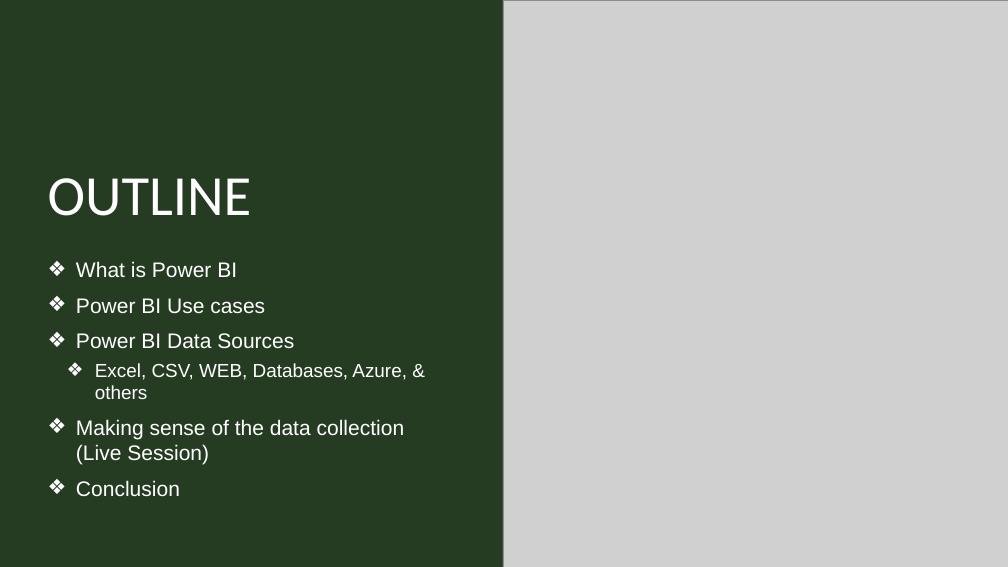
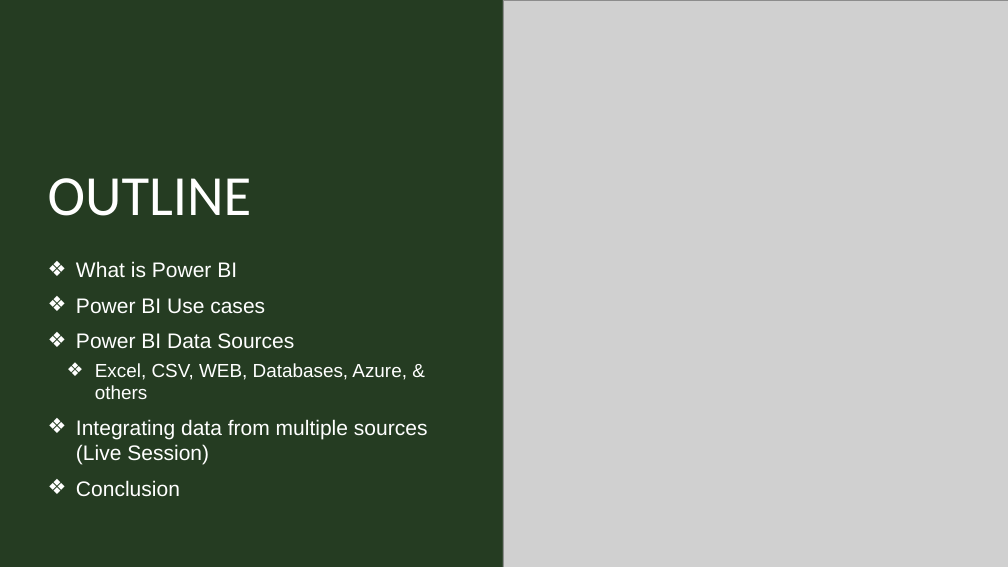
Before and after one commit to habeeb-omotunde/BDAT1000_Grp_presentation, a slide deck: slide 2 of BDAT 1001 Grp 3.pptx. Drawn at 1008x567 pixels with LibreOffice and Linux fonts; fonts in the diff are those of the drawing; grey boxes stand for pictures. Boxes give left, top, right and bottom in pixels: in the first picture for what was removed or moved away, otherwise in the second. Text is boxed around its words. In the diff, an @@ line names an element or a change of style, - is before the commit and + after.

```diff
--- a/BDAT 1001 Grp 3.pptx
+++ b/BDAT 1001 Grp 3.pptx
@@ text at (76,419,428,464): text changed @@
-❖ Making sense of the data collection (Live Session)
+❖ Integrating data from multiple sources (Live Session)
```
